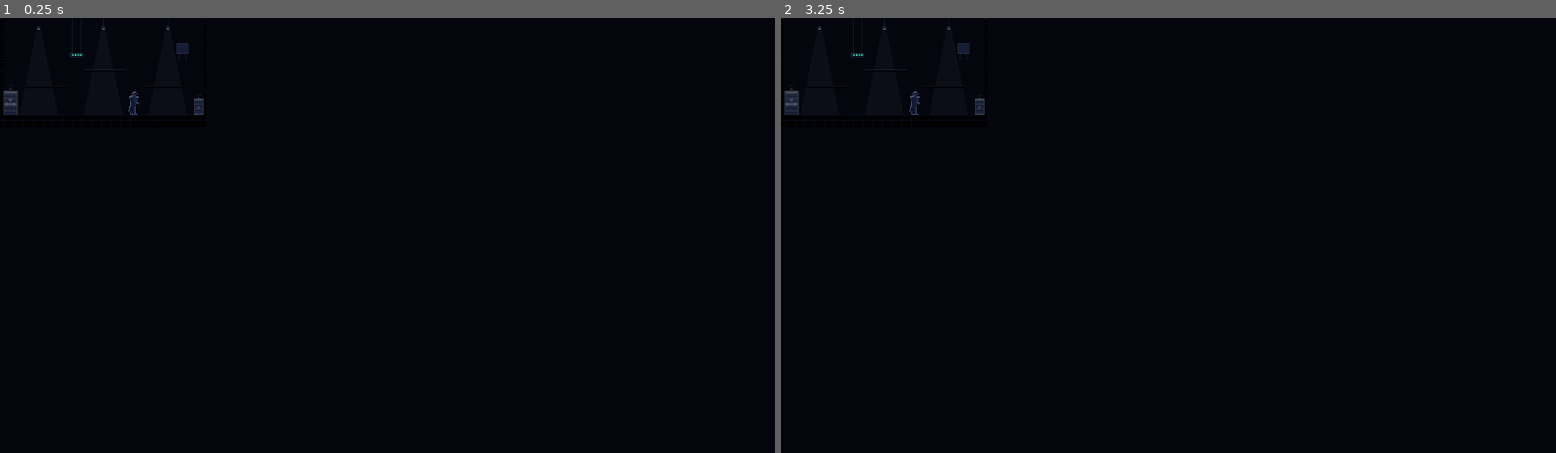
Above: before the commit, frames 1-2 (left to right).
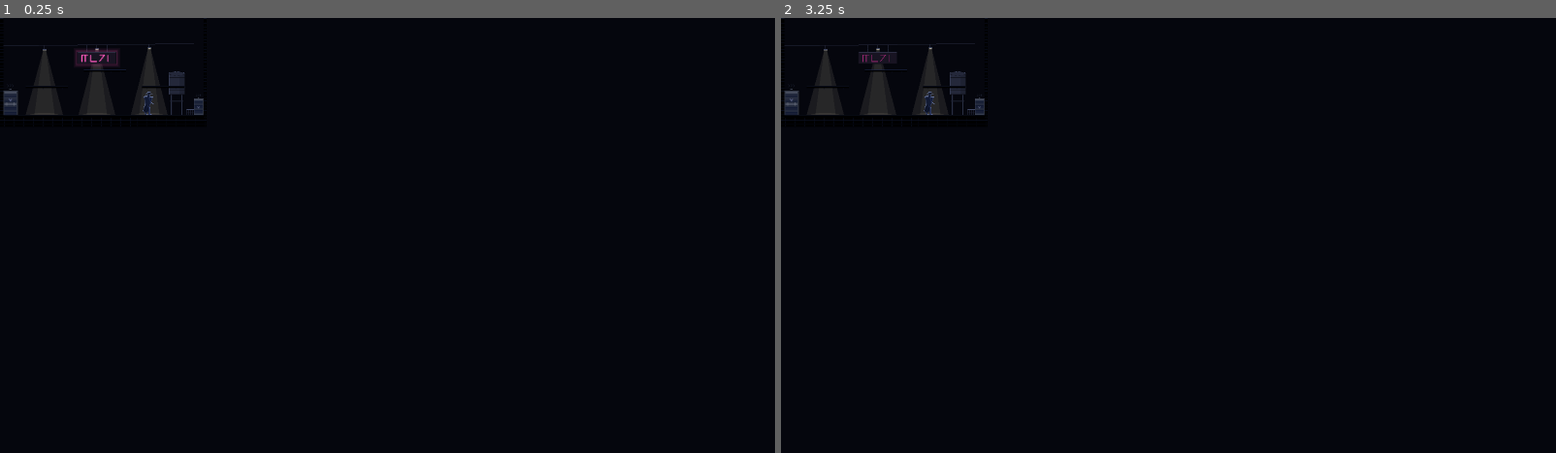
Above: after the commit, the same moments.

Repository: sinsiu60/vampire
Game: Godot game, scene res://rooms/ch1/room_06.tscn
Same seed, same stepped clock (60 frames per second), same inputs: the game is played once before the commit and once after it. This scene is started directly instead of the project's main scene.
Inputs (mouse positions are in pixels of both pictures, inside the frame that each line leads up to):
- Up to frame 1 (0.25 s): no input
- Up to frame 2 (3.25 s): tap Enter at 0.5, 2.1 s; move the mouse to (1339, 213) at 0.52 s; hold D (move_right) 0.53-1.28 s; tap Shift (roll) at 0.6 s; tap Space (jump) at 0.77, 1.52, 3.02 s; tap R (restart) at 1.25, 2, 2.75 s; move the mouse to (1013, 257) at 1.27 s; hold Down 1.28-2.03 s; click (1013, 257) at 1.35 s; move the mouse to (1246, 139) at 2.02 s; hold D (move_right) 2.03-2.78 s; move the mouse to (1129, 322) at 2.77 s; hold Up from 2.78 s (still down); tap Keypad Enter at 2.85 s

The runs differ from the first frame. In frame 1, 1.0% of the frame differs, in the area x 0-26%, y 0-23%; in frame 2, 0.9%.

Commit message:
Art stage 2: boss stage layout in the new palette
Wire, three hanging lamps with light cones, the neon sign on chains with
pink glow, a striped water tank, railings and puddles, placed at the spec
coordinates shifted 18px down (floor stays at 240). Room terrain can be
repainted in the palette (floor, top rim, diagonal joints) without
touching collision; room_06 opts in. Player and boss start at x 108 / 366.

Co-Authored-By: Claude Opus 5.5 <noreply@anthropic.com>
Claude-Session: https://claude.ai/code/session_01Hw7CUmAL3io1FzSxzDnmmR

Diff:
--- a/blank/rooms/ch1/room_06.tscn
+++ b/blank/rooms/ch1/room_06.tscn
@@ -11,6 +11,7 @@
 script = ExtResource("1_2dgks")
 room_title = "보스방 — 철견 (하운드 제1 사냥개)"
 ambience = "rain_loop"
+paint_terrain = true
 
 [node name="Terrain" type="TileMapLayer" parent="."]
 tile_map_data = PackedByteArray("AAAAAB4AAAABAAAAAAAAAB8AAAABAAAAAAAAACAAAAABAAAAAAAAACEAAAABAAAAAAABAB4AAAAAAAAAAAABAB …(5600 unchanged characters)…
@@ -40,7 +41,7 @@
 door_type = "boss"
 
 [node name="PlayerSpawn" type="Marker2D" parent="."]
-position = Vector2(56, 240)
+position = Vector2(108, 240)
 
 [node name="Exit" type="Node2D" parent="." instance=ExtResource("3_x2gfj")]
 position = Vector2(492, 240)
@@ -49,4 +50,4 @@
 [node name="Enemies" type="Node2D" parent="."]
 
 [node name="Cheolgyeon" type="CharacterBody2D" parent="Enemies" instance=ExtResource("5_dkhhi")]
-position = Vector2(330, 240)
+position = Vector2(366, 240)
--- a/blank/scripts/Background.gd
+++ b/blank/scripts/Background.gd
@@ -14,6 +14,7 @@
 var layers: Array = []           # [{ tex, factor }]
 var rain_back: Rain
 var rain_front: Rain
+var painted := false             ## 지형을 팔레트로 다시 칠했는가 (Room.paint_terrain)
 
 var _room_w := 480.0
 var _rng := RandomNumberGenerator.new()
@@ -41,6 +42,8 @@
 	if room != null:
 		rain_back.room = room
 		rain_front.room = room
+		if room.get("paint_terrain"):
+			_paint_terrain(room)
 	_parallax.queue_redraw()
 
 
@@ -115,6 +118,50 @@
 			img.set_pixel(x, y, img.get_pixel(x, y).blend(c))
 
 
+# ---------------------------------------------------------------- 6 Floor: 지형을 팔레트로 다시 칠함 (한 번 이미지로)
+## 지형 칸: 바닥색 #161822 + 윗면 1px 림 #464C64 + 24px 간격 사선 줄눈 #1A1C28 · 옆면 1px 어두운 테두리
+## 일방향 발판: 윗면 림 + 3px 구조물 색 + 아래 1px 테두리. 원래 타일은 투명하게 (충돌은 그대로)
+func _paint_terrain(room: Node) -> void:
+	var terrain: TileMapLayer = room.terrain
+	var t: int = int(Config.room.tile)
+	var size: Vector2 = room.size_px()
+	var img := Image.create(int(size.x), int(size.y), false, Image.FORMAT_RGBA8)
+	var used := terrain.get_used_rect()
+	for cy in range(used.position.y, used.end.y):
+		for cx in range(used.position.x, used.end.x):
+			var c := Vector2i(cx, cy)
+			var k: int = room.cell_kind(c)
+			if k == 0:
+				continue
+			var x0 := cx * t
+			var y0 := cy * t
+			if k == 2:
+				_fill(img, x0, y0, t, 1, Palette.FLOOR_LINE)
+				_fill(img, x0, y0 + 1, t, 3, Palette.STRUCT_LIGHT)
+				_fill(img, x0, y0 + 4, t, 1, Palette.STRUCT_EDGE)
+				continue
+			_fill(img, x0, y0, t, t, Palette.FLOOR)
+			for yy in t:            # 사선 줄눈 (24px 간격)
+				for xx in t:
+					if (x0 + xx + y0 + yy) % 24 == 0:
+						img.set_pixel(x0 + xx, y0 + yy, Palette.FLOOR_JOINT)
+			if room.cell_kind(c + Vector2i(-1, 0)) == 0:
+				_fill(img, x0, y0, 1, t, Palette.STRUCT_DARK)
+			if room.cell_kind(c + Vector2i(1, 0)) == 0:
+				_fill(img, x0 + t - 1, y0, 1, t, Palette.STRUCT_DARK)
+			if room.cell_kind(c + Vector2i(0, -1)) != 1:
+				_fill(img, x0, y0, t, 1, Palette.FLOOR_LINE)
+	var fl := $Floor as Node2D
+	for ch in fl.get_children():
+		ch.queue_free()
+	var spr := Sprite2D.new()
+	spr.centered = false
+	spr.texture = ImageTexture.create_from_image(img)
+	fl.add_child(spr)
+	terrain.self_modulate = Color(1, 1, 1, 0)
+	painted = true
+
+
 # ---------------------------------------------------------------- 시차 (화면 왼쪽 끝 월드 x × 배율)
 func _process(_delta: float) -> void:
 	var main := get_tree().get_first_node_in_group("game")
--- a/blank/scripts/Room.gd
+++ b/blank/scripts/Room.gd
@@ -10,6 +10,7 @@
 @export var room_title := ""     ## 방 설명 (디버그 표시용, 예: "기본 베기 연습")
 @export var ambience := ""       ## 배경음 반복 (sounds/ 의 이름, 예: "rain_loop") — 없으면 ""
 @export var ambience_volume := -1.0   ## 배경음 볼륨 (-1 = Config.audio 기본값)
+@export var paint_terrain := false    ## 지형을 1장 팔레트로 다시 칠함 (Background 의 Floor 층 — 타일은 안 보이게, 충돌은 그대로)
 
 @onready var terrain: TileMapLayer = $Terrain
 
--- a/blank/scripts/boss/BossArena.gd
+++ b/blank/scripts/boss/BossArena.gd
@@ -9,11 +9,10 @@
 const C := preload("res://scripts/boss/CheolgyeonConfig.gd")
 const DARK_SHADER := preload("res://shaders/darkness.gdshader")
 
-@export var tank_pos := Vector2(452, 104)          ## 물탱크 받침 아래 중앙 (배경, 부딪히지 않음)
-@export var sign_hang := Vector2(190, 92)          ## 매달린 네온 간판 중앙
 @export var sign_floor_x := 190.0                  ## 떨어져 박히는 x
-@export var lamp_xs: PackedFloat32Array = PackedFloat32Array([96.0, 256.0, 416.0])
-@export var lamp_y := 26.0                         ## 조명 갓 위치 (천장 전선에 매달림)
+## 무대 소품 위치는 CheolgyeonConfig 의 무대 그림 블록 (WIRE_* · LAMP_* · SIGN_RECT · TANK_RECT · RAIL_* · PUDDLES) — 색은 Palette
+var sign_hang: Vector2 = C.SIGN_RECT.get_center()  ## 매달린 네온 간판 중앙
+var lamp_xs: Array = C.LAMP_XS
 
 var floor_y := 240.0
 var tank_burst := false
@@ -122,7 +121,7 @@
 
 
 func tank_center() -> Vector2:
-	return tank_pos + Vector2(0, -26)
+	return C.TANK_RECT.get_center()
 
 
 ## 네온 간판이 떨어짐 (실제 시간 0.35초) → 바닥에 박혀 장애물 + 도탄 반사판
@@ -144,8 +143,20 @@
 	(_sign_body.get_child(0) as CollisionShape2D).disabled = false
 
 
+## 전선 높이 (x 에서)
+static func wire_y(x: float) -> float:
+	return lerpf(C.WIRE_A.y, C.WIRE_B.y, (x - C.WIRE_A.x) / (C.WIRE_B.x - C.WIRE_A.x))
+
+
+## 조명 갓 윗변 가운데 (전선에서 LAMP_CORD 아래)
+func _shade_top(i: int) -> Vector2:
+	var x: float = lamp_xs[i]
+	return Vector2(x, roundf(wire_y(x)) + C.LAMP_CORD)
+
+
+## 전구 (조준 · 깨짐 · 철견 명암의 빛 방향 기준)
 func lamp_pos(i: int) -> Vector2:
-	return Vector2(lamp_xs[i], lamp_y)
+	return _shade_top(i) + Vector2(0, C.LAMP_SHADE.y)
 
 
 ## 조명 하나가 깨짐: 유리 파편 + 불꽃 (소리는 Main)
@@ -257,63 +268,160 @@
 	return main.view_rect() if main != null else Rect2(0, 0, Config.view.w, Config.view.h)
 
 
-## 무대 소품 (배경 쪽)
+## 무대 소품 (배경 쪽, 사양 좌표 · Palette 색): 전선 · 조명 3개 + 원뿔 빛 · 네온 간판 · 물탱크 · 난간 · 물웅덩이
 func _draw() -> void:
-	var rim := Color("#2c3655")
-	# 조명 3개: 천장 전선 + 갓 + (켜져 있으면) 옅은 빛 원뿔
+	var P := Palette
+	# 전선 (1px)
+	draw_line(C.WIRE_A, C.WIRE_B, P.STRUCT_LIGHT, -1.0)
+	# 원뿔 빛 (켜진 조명): 전구 폭 → 바닥에서 LAMP_CONE_W, 투명도 약 10%
 	for i in lamp_xs.size():
-		var c := lamp_pos(i)
-		draw_line(Vector2(c.x, -40), c + Vector2(0, -4), Color("#1a2036"), 1.0)
-		draw_colored_polygon(PackedVector2Array([c + Vector2(-6, 0), c + Vector2(6, 0), c + Vector2(3, -5), c + Vector2(-3, -5)]), Color("#1c2238"))
+		if not lamps[i]:
+			continue
+		var b := lamp_pos(i)
+		var hw: float = C.LAMP_BULB.x / 2.0
+		var cw: float = C.LAMP_CONE_W / 2.0
+		draw_colored_polygon(PackedVector2Array([b + Vector2(-hw, 1), b + Vector2(hw, 1), Vector2(b.x + cw, floor_y), Vector2(b.x - cw, floor_y)]),
+			Color(P.LAMP_LIGHT, P.LAMP_CONE_ALPHA))
+		draw_colored_polygon(PackedVector2Array([b + Vector2(-hw, 1), b + Vector2(hw, 1), Vector2(b.x + cw * 0.55, floor_y), Vector2(b.x - cw * 0.55, floor_y)]),
+			Color(P.LAMP_LIGHT, P.LAMP_CONE_ALPHA * 0.6))
+		# 바닥에 떨어진 빛 웅덩이
+		draw_set_transform(Vector2(b.x, floor_y + 2), 0.0, Vector2(1.0, 0.18))
+		draw_circle(Vector2.ZERO, cw * 0.8, Color(P.LAMP_LIGHT, P.LAMP_CONE_ALPHA * 0.8))
+		draw_set_transform_matrix(Transform2D.IDENTITY)
+	# 조명: 줄 · 갓 (9×3) · 전구 (7×1)
+	for i in lamp_xs.size():
+		var st := _shade_top(i)
+		draw_line(Vector2(st.x, roundf(wire_y(st.x))), st, P.STRUCT_LIGHT, -1.0)
+		var sw: float = C.LAMP_SHADE.x
+		draw_rect(Rect2(st + Vector2(-floorf(sw / 2.0), 0), C.LAMP_SHADE), P.STRUCT_LIGHT)
+		draw_rect(Rect2(st + Vector2(-floorf(sw / 2.0), 0), Vector2(sw, 1)), Color(P.RIM, 0.6))
+		var bulb := Rect2(lamp_pos(i) + Vector2(-floorf(C.LAMP_BULB.x / 2.0), 0), C.LAMP_BULB)
 		if lamps[i]:
-			draw_colored_polygon(PackedVector2Array([c + Vector2(-5, 1), c + Vector2(5, 1), c + Vector2(48, floor_y - c.y), c + Vector2(-48, floor_y - c.y)]),
-				Color(0.62, 0.7, 0.85, 0.05))
-			draw_rect(Rect2(c + Vector2(-3, 0), Vector2(6, 2)), Color("#c9d6ee"))
+			draw_rect(bulb.grow(1.0), Color(P.LAMP_LIGHT, 0.25))
+			draw_rect(bulb, P.LAMP_LIGHT)
 		else:
-			draw_rect(Rect2(c + Vector2(-3, 0), Vector2(6, 1)), Color("#30364c"))
-	# 물탱크 (받침 + 원통)
-	var tp := tank_pos
-	for lx in [-9.0, 9.0]:
-		draw_line(tp + Vector2(lx, 0), tp + Vector2(lx * 0.7, -16), Color("#141a2e"), 2.0)
-	if not tank_burst:
-		draw_rect(Rect2(tp + Vector2(-14, -40), Vector2(28, 24)), Color("#151c33"))
-		draw_rect(Rect2(tp + Vector2(-14, -40), Vector2(28, 24)), rim, false, 1.0)
-		draw_rect(Rect2(tp + Vector2(-15, -42), Vector2(30, 3)), Color("#1d2540"))
-		for k in 3:
-			draw_line(tp + Vector2(-14, -34 + k * 7), tp + Vector2(14, -34 + k * 7), Color("#1d2540"), 1.0)
-	else:
-		draw_colored_polygon(PackedVector2Array([tp + Vector2(-14, -16), tp + Vector2(14, -16), tp + Vector2(12, -24), tp + Vector2(4, -20), tp + Vector2(-3, -27), tp + Vector2(-13, -22)]), Color("#151c33"))
+			draw_rect(bulb, P.STRUCT_EDGE)
 	# 네온 간판
 	match sign_state:
 		"hang":
-			var c := sign_hang
-			draw_line(c + Vector2(-10, -6), Vector2(c.x - 10, -40), Color("#1a2036"), 1.0)
-			draw_line(c + Vector2(10, -6), Vector2(c.x + 10, -40), Color("#1a2036"), 1.0)
-			_draw_neon(c, 0.0, true)
+			var r: Rect2 = C.SIGN_RECT
+			for cx in C.SIGN_CHAINS:
+				_draw_chain(Vector2(cx, roundf(wire_y(cx))), Vector2(cx, r.position.y))
+			_draw_neon(r.get_center(), 0.0, true)
 		"falling":
 			var u := clampf(_sign_t / 0.35, 0.0, 1.0)
 			var to := Vector2(sign_floor_x, floor_y - C.SIGN_SIZE.y / 2.0)
 			_draw_neon(sign_hang.lerp(to, u * u), u * u * PI / 2.0, true)
 		"down":
 			_draw_neon(Vector2(sign_floor_x, floor_y - C.SIGN_SIZE.y / 2.0), PI / 2.0, false)
+	_draw_tank()
+	_draw_rails()
+	_draw_puddles()
 	# 파편
-	for s in _shards:
-		draw_set_transform(s.pos, s.rot, Vector2.ONE)
-		draw_rect(Rect2(-s.size / 2.0, -s.size / 4.0, s.size, s.size / 2.0), s.color)
+	for sh in _shards:
+		draw_set_transform(sh.pos, sh.rot, Vector2.ONE)
+		draw_rect(Rect2(-sh.size / 2.0, -sh.size / 4.0, sh.size, sh.size / 2.0), sh.color)
 	draw_set_transform(Vector2.ZERO, 0.0, Vector2.ONE)
 
 
-## 네온 간판 (가로 30 × 세로 10, 회전 rot). lit = 네온 켜짐 (떨어져 박히면 꺼짐)
+## 체인: 1px 고리 (2px 간격으로 밝고 어두운 점)
+func _draw_chain(a: Vector2, b: Vector2) -> void:
+	var y := a.y
+	var i := 0
+	while y < b.y:
+		draw_rect(Rect2(Vector2(a.x - (i % 2), y), Vector2(1 + (i % 2), 2)), Palette.STRUCT_LIGHT if i % 2 == 0 else Palette.STRUCT_DARK)
+		y += 2.0
+		i += 1
+
+
+## 네온 간판 (96×30, 짙은 판 + 분홍 네온 획 8개 + 주변 분홍 글로우). lit = 켜짐
 func _draw_neon(c: Vector2, rot: float, lit: bool) -> void:
-	draw_set_transform(c, rot, Vector2.ONE)
-	var w: float = C.SIGN_SIZE.y
-	var h: float = C.SIGN_SIZE.x
-	draw_rect(Rect2(-w / 2.0, -h / 2.0, w, h), Color("#0f1424"))
-	draw_rect(Rect2(-w / 2.0, -h / 2.0, w, h), Color("#2c3655"), false, 1.0)
-	var neon := Color("#3fd6a8") if lit and fmod(Time.get_ticks_msec() / 1000.0, 2.3) > 0.12 else Color("#1f4a40")
-	for k in 4:
-		draw_rect(Rect2(-w / 2.0 + 4 + k * 6.5, -2, 4, 4), neon)
+	var r: Rect2 = C.SIGN_RECT
+	var w := r.size.x
+	var h := r.size.y
+	var P := Palette
+	draw_set_transform(c.round(), rot, Vector2.ONE)
+	var on := lit and fmod(Time.get_ticks_msec() / 1000.0, 3.1) > 0.08
+	if on:   # 글로우 (네온만 번짐)
+		for g in [[10.0, 0.05], [6.0, 0.08], [3.0, 0.12]]:
+			draw_rect(Rect2(-w / 2.0 - g[0], -h / 2.0 - g[0], w + g[0] * 2.0, h + g[0] * 2.0), Color(P.NEON_PINK, g[1]))
+	draw_rect(Rect2(-w / 2.0, -h / 2.0, w, h), C.SIGN_PLATE)
+	draw_rect(Rect2(-w / 2.0, -h / 2.0, w, h), P.STRUCT_EDGE, false, 1.0)
+	draw_rect(Rect2(-w / 2.0 + 1, -h / 2.0 + 1, w - 2, 1), Color(P.RIM, 0.35))
+	var col: Color = P.NEON_PINK if on else P.NEON_PINK_DARK
+	var o := Vector2(-w / 2.0, -h / 2.0)
+	for st in C.SIGN_STROKES:
+		var a: Vector2 = o + st[0]
+		var b: Vector2 = o + st[1]
+		if on:
+			draw_line(a + Vector2.ONE, b + Vector2.ONE, Color(col, 0.3), 5.0)      # 획 둘레 번짐
+		if a.x == b.x or a.y == b.y:      # 가로 · 세로 획: 2px 사각형
+			draw_rect(Rect2(Vector2(minf(a.x, b.x), minf(a.y, b.y)), (b - a).abs() + Vector2(2, 2)), col)
+		else:                             # 사선 획
+			draw_line(a + Vector2.ONE, b + Vector2.ONE, col, 2.0)
 	draw_set_transform(Vector2.ZERO, 0.0, Vector2.ONE)
+
+
+## 물탱크: 40×52 원통 (가로 줄무늬 10px · 왼쪽 림라이트 · 오른쪽 어두운 면) + 위 뚜껑 타원 + 다리 2개 (바닥까지)
+func _draw_tank() -> void:
+	var P := Palette
+	var r: Rect2 = C.TANK_RECT
+	for lx in [r.position.x + 6.0, r.end.x - 8.0]:
+		draw_rect(Rect2(lx, r.end.y, 2, floor_y - r.end.y), P.STRUCT_DARK)
+		draw_rect(Rect2(lx, r.end.y, 1, floor_y - r.end.y), Color(P.RIM, 0.25))
+	draw_rect(Rect2(r.position.x + 4, r.end.y + 16, r.size.x - 8, 2), P.STRUCT_DARK)       # 다리 가로대
+	draw_rect(r, P.STRUCT_LIGHT)
+	draw_rect(Rect2(r.end.x - 12, r.position.y, 12, r.size.y), P.STRUCT_DARK)            # 오른쪽 그늘
+	var y := r.position.y + C.TANK_STRIPE
+	while y < r.end.y - 1:
+		draw_rect(Rect2(r.position.x, y, r.size.x, 1), P.STRUCT_EDGE)
+		y += C.TANK_STRIPE
+	draw_rect(Rect2(r.position.x, r.position.y, 1, r.size.y), P.RIM)                      # 왼쪽 림라이트
+	draw_rect(Rect2(r.position.x + 1, r.position.y, 1, r.size.y), Color(P.RIM, 0.35))
+	draw_rect(r, P.STRUCT_EDGE, false, 1.0)
+	# 위 뚜껑 (타원)
+	draw_set_transform(Vector2(r.get_center().x, r.position.y), 0.0, Vector2(1.0, 0.22))
+	draw_circle(Vector2.ZERO, r.size.x / 2.0 + 1.0, P.STRUCT_EDGE)
+	draw_circle(Vector2.ZERO, r.size.x / 2.0, P.STRUCT_LIGHT)
+	draw_arc(Vector2.ZERO, r.size.x / 2.0 - 1.0, PI, TAU, 24, Color(P.RIM, 0.6), 1.0)
+	draw_set_transform_matrix(Transform2D.IDENTITY)
+	if tank_burst:   # (3단계에서 총알구멍 · 물줄기로 바꿈) 임시: 구멍 3개
+		for hp in [Vector2(26, 18), Vector2(32, 32), Vector2(22, 42)]:
+			draw_rect(Rect2(r.position + hp - Vector2(1, 1), Vector2(2, 2)), P.STRUCT_EDGE)
+
+
+## 난간: 왼쪽 · 오른쪽, 높이 14px, 기둥 5px 간격, 윗면 림라이트
+func _draw_rails() -> void:
+	var P := Palette
+	for rx in [C.RAIL_L, C.RAIL_R]:
+		var top: float = floor_y - C.RAIL_H
+		var x: float = rx.x
+		while x <= rx.y:
+			draw_rect(Rect2(x, top, 1, C.RAIL_H), P.STRUCT_DARK)
+			x += C.RAIL_GAP
+		draw_rect(Rect2(rx.x, top, rx.y - rx.x, 2), P.STRUCT_LIGHT)
+		draw_rect(Rect2(rx.x, top, rx.y - rx.x, 1), P.RIM)
+		draw_rect(Rect2(rx.x, top + 7, rx.y - rx.x, 1), P.STRUCT_DARK)
+
+
+## 바닥 아래 띠 y (사양: 바닥 222 ~ 화면 270 의 48px → 이 방 바닥 ~ 화면 아래)
+func _floor_band(y: float) -> float:
+	var band := float(Config.view.h) - floor_y
+	return floor_y + (y - (floor_y - C.STAGE_Y)) * band / (float(Config.view.h) - (floor_y - C.STAGE_Y))
+
+
+## 물웅덩이 4개 (어두운 타원 + 가운데 분홍 반사선)
+func _draw_puddles() -> void:
+	var P := Palette
+	for pr in C.PUDDLES:
+		var y0 := roundf(_floor_band(pr.position.y))
+		var h := maxf(2.0, roundf(_floor_band(pr.end.y) - y0))
+		var c := Vector2(pr.position.x + pr.size.x / 2.0, y0 + h / 2.0)
+		draw_set_transform(c, 0.0, Vector2(1.0, h / pr.size.x))
+		draw_circle(Vector2.ZERO, pr.size.x / 2.0, C.PUDDLE_COLOR)
+		draw_set_transform_matrix(Transform2D.IDENTITY)
+		var lw := roundf(pr.size.x * 0.45)
+		draw_rect(Rect2(roundf(c.x - lw / 2.0), roundf(c.y), lw, 1), Color(P.NEON_PINK, 0.55 if lamps.has(true) else 0.25))
 
 
 func _draw_dark() -> void:
--- a/blank/scripts/boss/CheolgyeonConfig.gd
+++ b/blank/scripts/boss/CheolgyeonConfig.gd
@@ -326,6 +326,35 @@
 const LIGHTNING_REVEAL := 0.35         ## 번개 뒤 어둠이 돌아오는 시간
 const SIGN_SIZE := Vector2(10, 30)     ## 떨어진 네온 간판 (바닥 장애물 + 도탄 반사판)
 
+# ---------------------------------------------------------------- 무대 그림 (배경 리디자인 2단계, 색은 Palette)
+## 사양 좌표는 바닥 222 기준 → 이 방 바닥 240 이라 y 를 STAGE_Y 만큼 내림 (충돌은 그대로).
+## 바닥 아래 띠는 사양 48px → 실제 30px 이라 웅덩이 y · 높이는 그 비율로 눌러 담음
+const STAGE_Y := 18.0
+const WIRE_A := Vector2(0, 52 + STAGE_Y)               ## 전선 (1px)
+const WIRE_B := Vector2(480, 46 + STAGE_Y)
+const LAMP_XS := [110.0, 240.0, 370.0]                 ## 조명 3개 — 전선에 8px 줄로 매달린 9×3 갓 + 7×1 전구
+const LAMP_CORD := 8.0
+const LAMP_SHADE := Vector2(9, 3)
+const LAMP_BULB := Vector2(7, 1)
+const LAMP_CONE_W := 92.0                              ## 원뿔 빛 바닥 폭 (투명도 Palette.LAMP_CONE_ALPHA)
+const SIGN_RECT := Rect2(192, 66 + STAGE_Y, 96, 30)    ## 네온 간판 (페이즈 1 — 걸려 있음)
+const SIGN_CHAINS := [215.0, 265.0]
+const SIGN_PLATE := Color("#181422")
+const SIGN_STROKES := [                                ## 분홍 네온 획 8개 (글자 대신 추상적인 획, 간판 안 좌표)
+	[Vector2(10, 7), Vector2(10, 23)], [Vector2(10, 7), Vector2(24, 7)], [Vector2(18, 7), Vector2(18, 23)],
+	[Vector2(32, 7), Vector2(32, 23)], [Vector2(32, 23), Vector2(46, 23)],
+	[Vector2(54, 7), Vector2(66, 7)], [Vector2(66, 7), Vector2(54, 23)],
+	[Vector2(74, 7), Vector2(74, 23)],
+]
+const TANK_RECT := Rect2(418, 120 + STAGE_Y, 40, 52)   ## 물탱크 원통 (위 뚜껑 타원 · 다리 2개 바닥까지 · 줄무늬 10px · 왼쪽 림라이트)
+const TANK_STRIPE := 10.0
+const RAIL_L := Vector2(0, 18)                         ## 난간 x 범위 (높이 RAIL_H, 기둥 RAIL_GAP 간격)
+const RAIL_R := Vector2(462, 480)
+const RAIL_H := 14.0
+const RAIL_GAP := 5.0
+const PUDDLES := [Rect2(60, 240, 70, 6), Rect2(170, 250, 90, 7), Rect2(300, 236, 80, 5), Rect2(400, 252, 60, 6)]   ## 사양 좌표 (바닥 222)
+const PUDDLE_COLOR := Color("#10111A")
+
 # ---------------------------------------------------------------- 키포즈 (예고 정지 → 1프레임 전환 → 여운 정지)
 const SNAP_GHOST_TIME := 0.16          ## 전환 순간 남는 이전 포즈 잔상 수명
 const SNAP_GHOST_ALPHA := 0.55
Not shown, changed: blank/README.md
